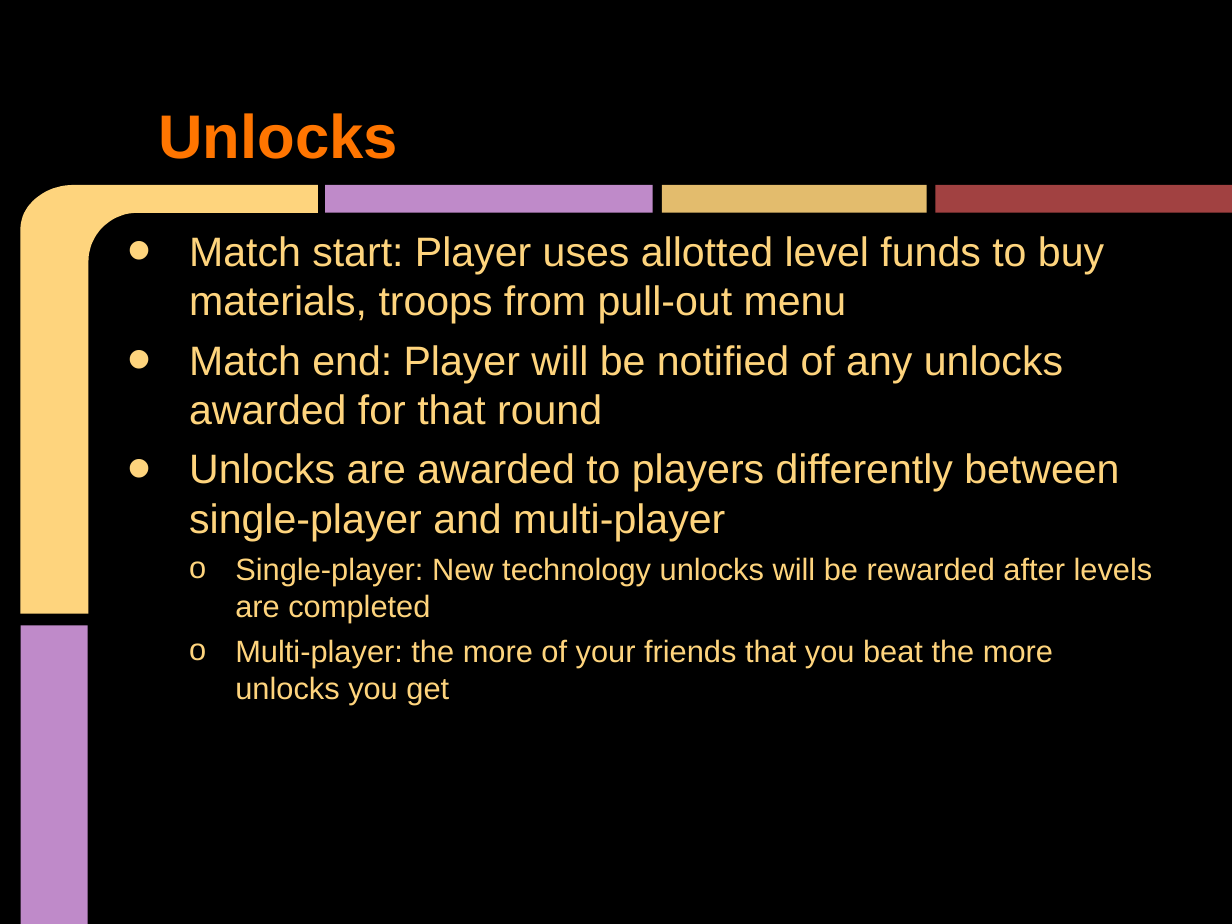
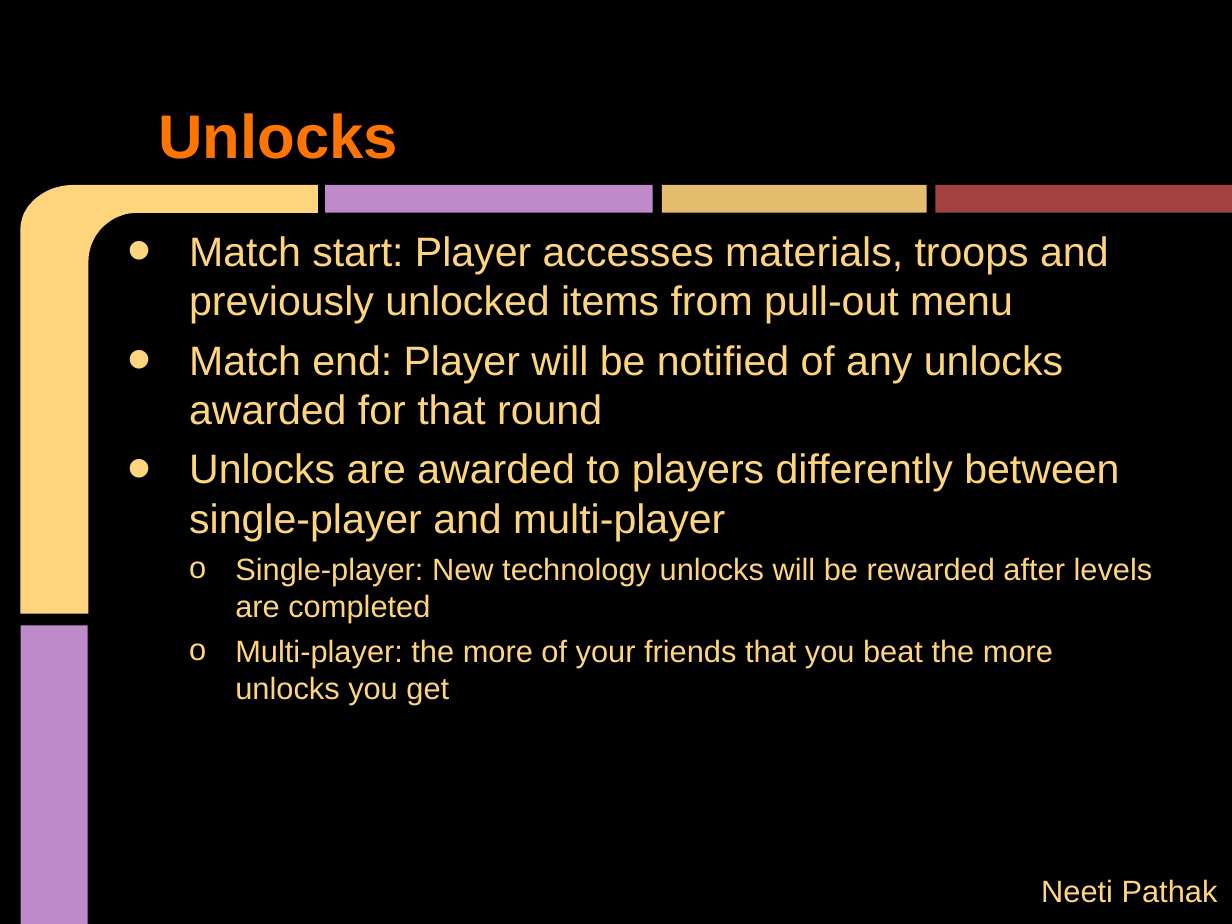
Before and after one commit to xeroequality/Repulsion-Software, a slide deck: slide 6 of Presentation/FirstReleaseFinal.pptx. Drawn at 1232x924 pixels with LibreOffice and Linux fonts; fonts in the diff are those of the drawing. Boxes give left, top, right and bottom in pixels: in the first picture for what was removed or moved away, otherwise in the second. Text is boxed around its words. In the diff, an @@ line names an element or a change of style, - is before the commit and + after.

```diff
--- a/Presentation/FirstReleaseFinal.pptx
+++ b/Presentation/FirstReleaseFinal.pptx
@@ text at box(189, 236, 1109, 323): text changed @@
-• Match start: Player uses allotted level funds to buy materials, troops from pull-out menu
+• Match start: Player accesses materials, troops and previously unlocked items from pull-out menu
@@ text added at box(1041, 879, 1218, 903), 18 pt, text #FED47D @@
+Neeti Pathak
```
Also in this commit, not shown: 7 other slides changed, 6 slides removed.
